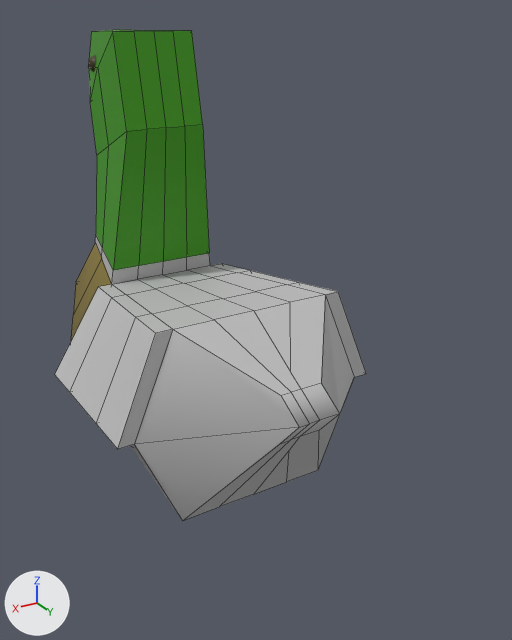
An edit to the FBX model Assets/Models/sitting-duck.fbx, drawn before and after from the same camera.
Both versions are drawn from a camera (50 mm lens) standing at (0.0486, 0.0328, 0.0245) and looking at (0.031, 0.0035, 0.0098). Lighting does not change. The marker at lower left points along +X, +Y and +Z. Mesh edges are drawn as thin lines on the coarser meshes. Where no turn or scale is listed for an object, it has been applied to the vertices. Vertices at the same position are counted once.

The older version as bpy lines, for what is in view:
```python
me_mesh = bpy.data.meshes.new('Mesh')
me_mesh.from_pydata(...)  # 155 vertices, 147 faces; spans x -0.0078..0.0072, y -0.0144..0.0108, z -0.005..0.0186
# faces by material slot: [23, 68, 35, 12, 8, 1]
me_mesh.materials.append(mat_pasted__brown)  # yellow #85742e
me_mesh.materials.append(mat_pasted__light_grey)  # light grey #c2c2c2
me_mesh.materials.append(mat_pasted__green)  # green #3a9800
me_mesh.materials.append(mat_lambert1)  # grey #bcbcbc
me_mesh.materials.append(mat_pasted__yellow)  # yellow #fffb00
me_mesh.materials.append(mat_standardsurface1)  # grey #aaaaaa
ob_pasted__pcube1 = bpy.data.objects.new('pasted__pCube1', me_mesh)
ob_pasted__pcube1.location = (0.03235, 0.0, 0.00513)
```
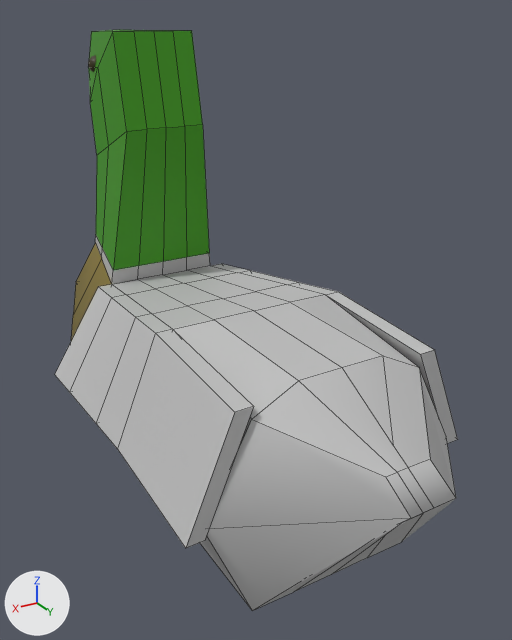
Pixel boxes [x1, y1, x2, y2] of what changed, in the pictures (512 x 640 px):
'pasted__pCube1', reshaped (29% wider, 19% taller): before [55, 30, 366, 520]; after [55, 30, 458, 611]
part 1 of me_mesh, built on: before [118, 292, 366, 520]; after [118, 292, 458, 611]

What the commit changed:
me_mesh is used by ob_pasted__pcube1; location (0.03235, 0.0, 0.00513).
me_mesh had 155 vertices, 147 faces and spanned x -0.0078..0.0072, y -0.0144..0.0108, z -0.005..0.0186.
me_mesh now has 175 vertices, 167 faces and spans x -0.0078..0.0072, y -0.0144..0.0179, z -0.005..0.0186.
Part 1, on me_mesh:
6 vertices are removed from x -0.0014..0.0008, y 0.0084..0.0108, z -0.0002..0.0041.
20 faces are deleted.
8 vertices move from x -0.0014..0.0008, y 0.0093..0.0108, z 0.001..0.0036 to x -0.0069..0.0064, y 0.0122..0.0179, z -0.005..0.006.
20 vertices are added at x -0.0078..0.0072, y 0.0122..0.0179, z -0.0002..0.0055.
6 new vertices lie (0.0, 0.0072, 0.0) away from vertices in x -0.0046..0.0041, y 0.005, z -0.005..0.006.
40 new faces join them, mat_pasted__light_grey (light grey #c2c2c2).
